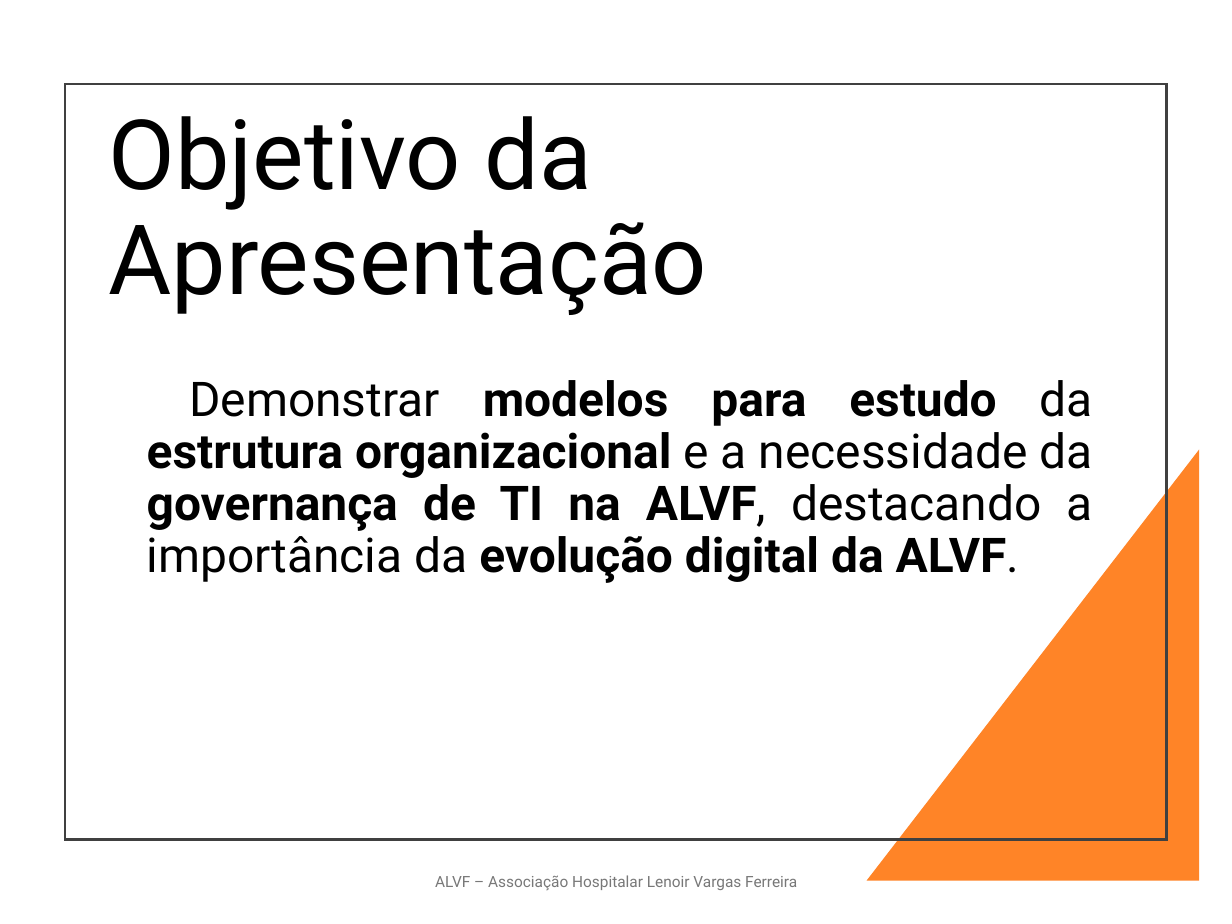
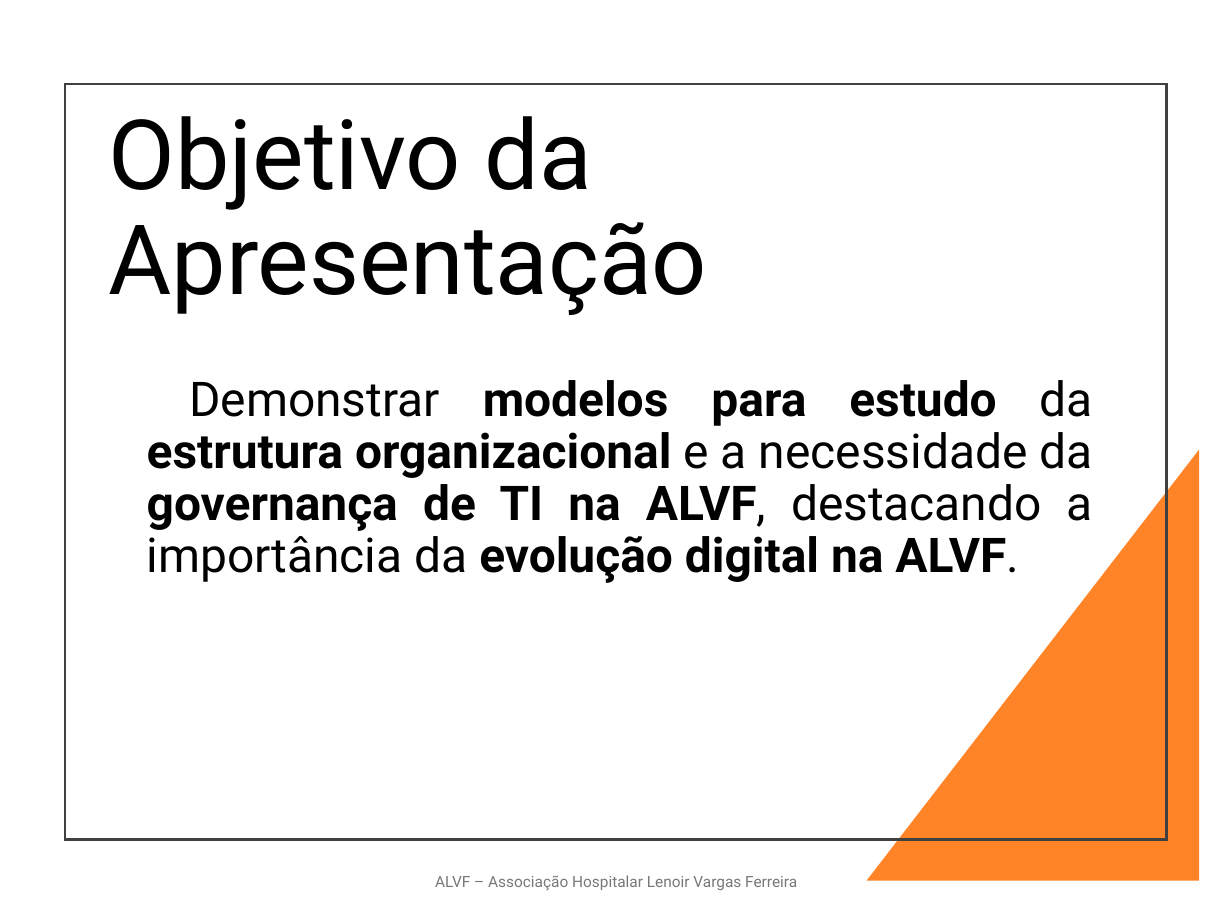
Before and after one commit to ProjetosALVF/ALVF_ProspeccaoGestao_TI, a slide deck: slide 4 of ALVF_Organizacional_ConselhoDe Administracao_Fev_2025/Estrutura_OrganizacionalGovernançaDeTI_ALVF.pptx (slide 2 before the commit). Drawn at 1232x924 pixels with LibreOffice and Linux fonts; fonts in the diff are those of the drawing. Boxes give left, top, right and bottom in pixels: in the first picture for what was removed or moved away, otherwise in the second. Text is boxed around its words. In the diff, an @@ line names an element or a change of style, - is before the commit and + after.

```diff
--- a/ALVF_Organizacional_ConselhoDe Administracao_Fev_2025/Estrutura_OrganizacionalGovernançaDeTI_ALVF.pptx
+++ b/ALVF_Organizacional_ConselhoDe Administracao_Fev_2025/Estrutura_OrganizacionalGovernançaDeTI_ALVF.pptx
@@ text at (x1=147, y1=380, x2=1093, y2=583): text changed @@
-  Demonstrar modelos para estudo da estrutura organizacional e a necessidade da governança de TI na ALVF, destacando a importância da evolução digital da ALVF.
+  Demonstrar modelos para estudo da estrutura organizacional e a necessidade da governança de TI na ALVF, destacando a importância da evolução digital na ALVF.
```
Also in this commit, not shown: 7 other slides changed, 4 slides added, 3 slides removed, 2 other files.
